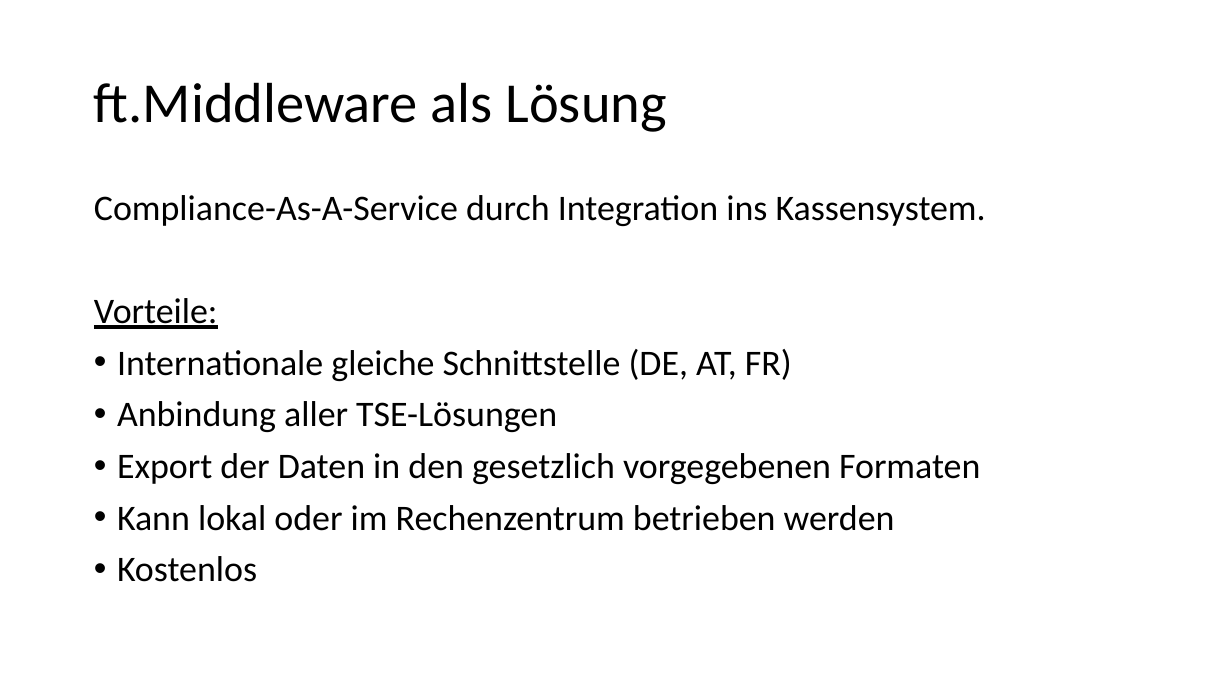
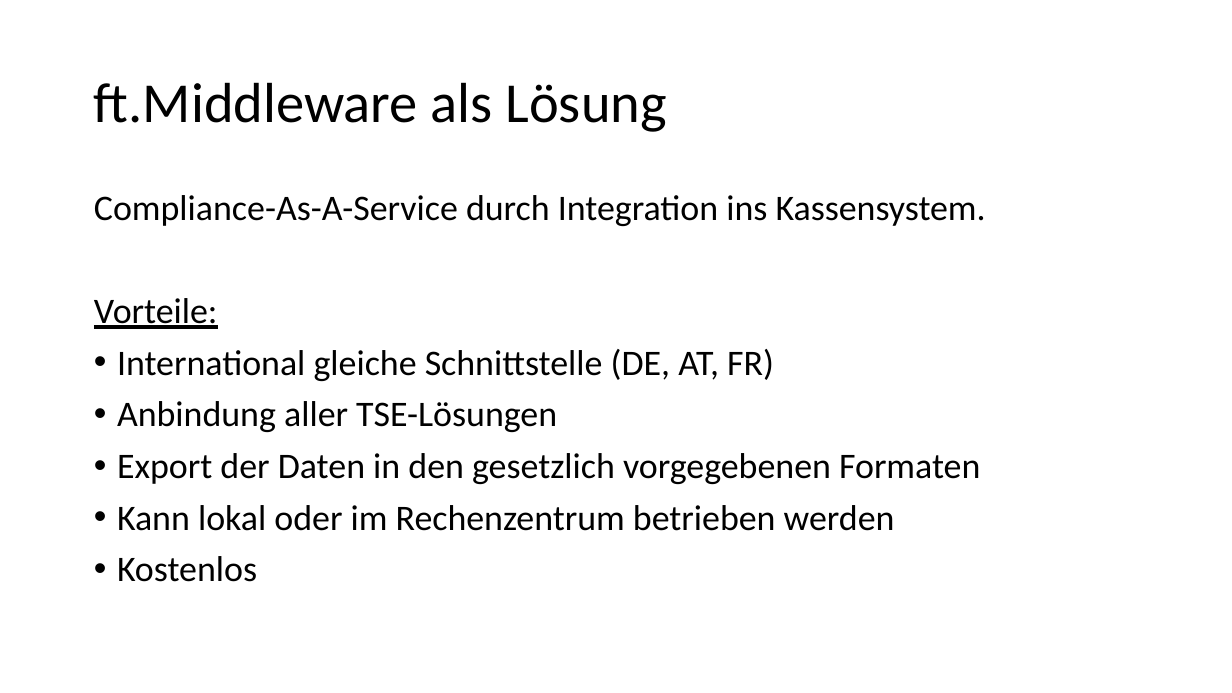
Before and after one commit to fiskaltrust/productdescription-de-doc, a slide deck: slide 5 of for-poscreators/presentation/onboarding_de.pptx (slide 4 before the commit). Drawn at 1232x693 pixels with LibreOffice and Linux fonts; fonts in the diff are those of the drawing. Boxes give left, top, right and bottom in pixels: in the first picture for what was removed or moved away, otherwise in the second. Text is boxed around its words. In the diff, an @@ line names an element or a change of style, - is before the commit and + after.

```diff
--- a/for-poscreators/presentation/onboarding_de.pptx
+++ b/for-poscreators/presentation/onboarding_de.pptx
@@ text at box(117, 349, 774, 381): text changed @@
-• Internationale gleiche Schnittstelle (DE, AT, FR)
+• International gleiche Schnittstelle (DE, AT, FR)
```
Also in this commit, not shown: 2 other slides changed, 1 slide added.
